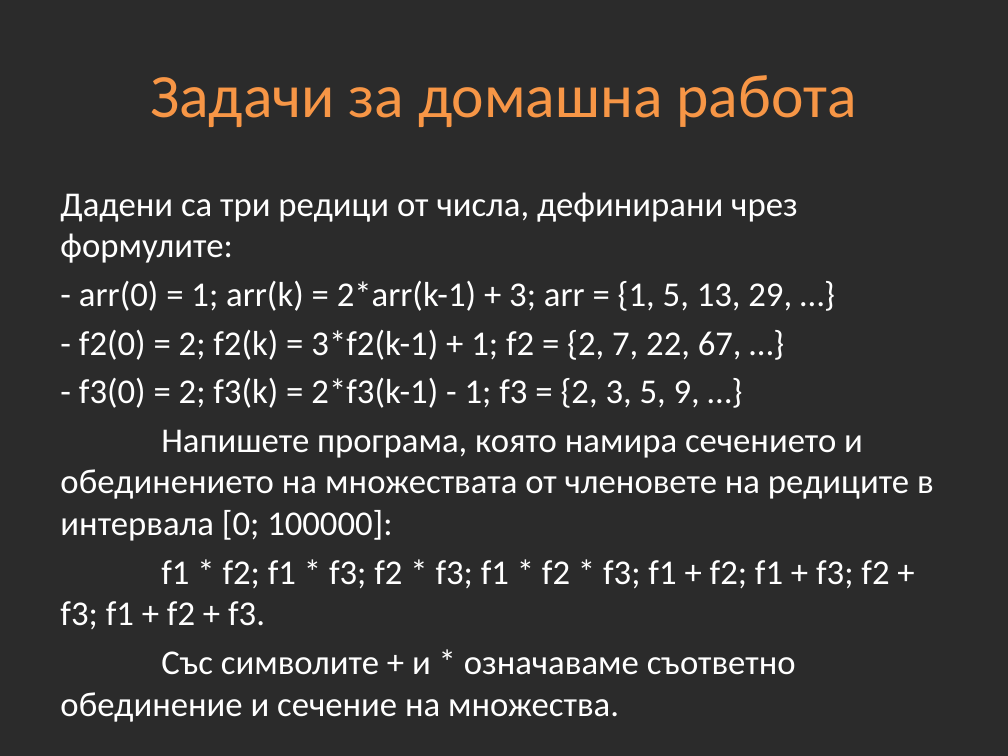
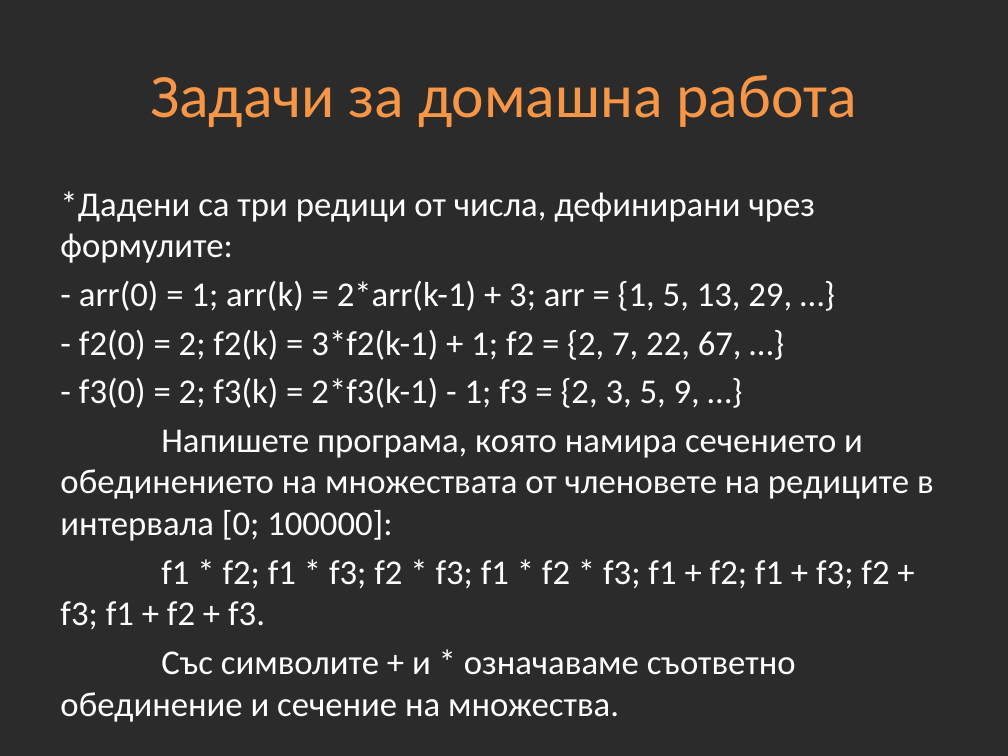
Before and after one commit to Academy-Soft-Intellect/Dot-Net-Course, a slide deck: slide 22 of 09.Data-Structures-2.pptx. Drawn at 1008x756 pixels with LibreOffice and Linux fonts; fonts in the diff are those of the drawing; background and template pictures are left out; a plain dark background stands for a picture behind light text. Boxes give left, top, right and bottom in pixels: in the first picture for what was removed or moved away, otherwise in the second. Text is boxed around its words. In the diff, an @@ line names an element or a change of style, - is before the commit and + after.

```diff
--- a/09.Data-Structures-2.pptx
+++ b/09.Data-Structures-2.pptx
@@ text at bbox=[60, 191, 815, 263]: text changed @@
-Дадени са три редици от числа, дефинирани чрез формулите:
+*Дадени са три редици от числа, дефинирани чрез формулите:
```
Also in this commit, not shown: 7 other files.
